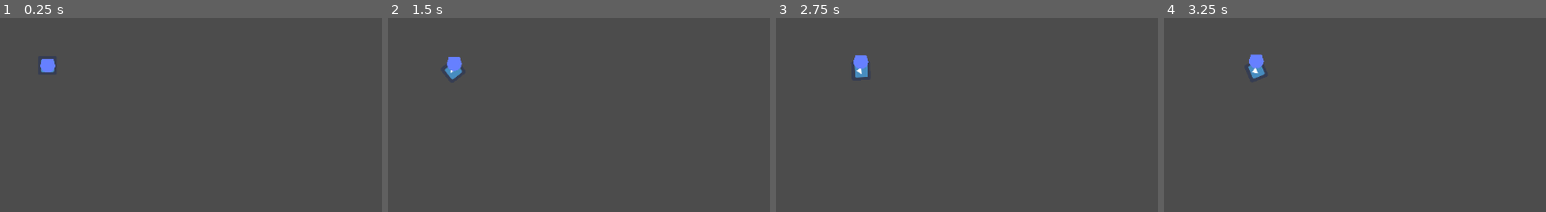
Above: before the commit, frames 1-4 (left to right).
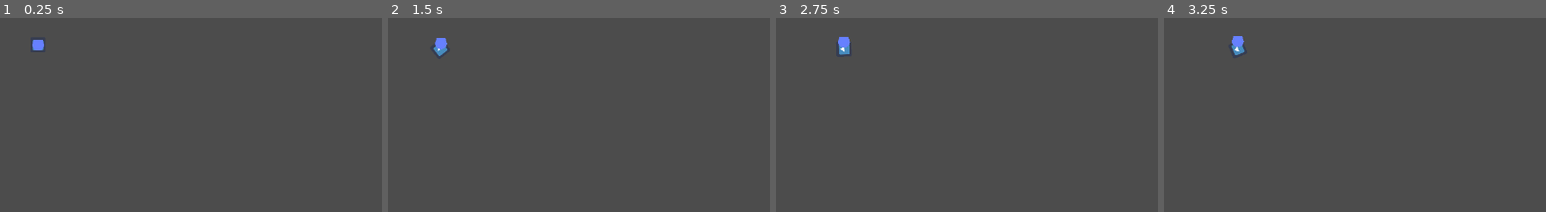
Above: after the commit, the same moments.

Repository: ktosox/GWJ66
Game: Godot game, scene res://experimnetal3.tscn
Same seed, same stepped clock (60 frames per second), same inputs: the game is played once before the commit and once after it. The project has no main scene, so this scene is started directly. The engine's default icon, where the game draws it, is replaced by a stand-in: a white triangle on a blue panel in a dark square.
Inputs (mouse positions are % of the whole screen's width and height, from its top left):
- Up to frame 1 (0.25 s): no input
- Up to frame 2 (1.5 s): move the mouse to (72, 37) at 0.52 s; click (72, 37) at 0.67 s; tap Enter at 1.25 s; drag from (30, 49) to (45, 66) at 1.27 s
- Up to frame 3 (2.75 s): move the mouse to (60, 18) at 2.02 s; click (60, 18) at 2.17 s
- Up to frame 4 (3.25 s): drag from (45, 66) to (20, 26) at 2.77 s
The pictures show only the part of the screen within x 0-50%, y 0-50%; the shares and areas given below are measured in that part.
In our replay, the window is 800x468 before the commit and 800x450 after it. These sizes can differ from the game's own. Grey fills any space a smaller window leaves; there, only what the larger window draws over its background counts as a difference.

The runs differ from the first frame. In frame 1, 0.4% of the frame differs, in the area x 8-15%, y 11-29%; in frame 2, 0.7%; in frame 3, 0.7%; in frame 4, 0.7%, in the area x 17-27%, y 9-32%.

Commit message:
made a simple system for item dragging and dropping

Diff:
--- a/Game/experimnetal3.tscn
+++ b/Game/experimnetal3.tscn
@@ -31,6 +31,7 @@
 curve = SubResource( 5 )
 
 [node name="PathFollow2D" type="PathFollow2D" parent="Path2D"]
+position = Vector2( 59, 140 )
 rotation = -0.0996704
 loop = false
 script = ExtResource( 1 )
--- a/Game/project.godot
+++ b/Game/project.godot
@@ -8,10 +8,30 @@
 
 config_version=4
 
+_global_script_classes=[ {
+"base": "Resource",
+"class": "ItemData",
+"language": "GDScript",
+"path": "res://ui/item_data.gd"
+} ]
+_global_script_class_icons={
+"ItemData": ""
+}
+
 [application]
 
 config/name="Escape"
 config/icon="res://icon.png"
+
+[autoload]
+
+IM="*res://ui/item_manager.tscn"
+
+[display]
+
+window/size/width=1280
+window/size/height=720
+mouse_cursor/tooltip_position_offset=Vector2( 0, 0 )
 
 [gui]
 
--- /dev/null
+++ b/Game/ui/UITestingScene.tscn
@@ -0,0 +1,83 @@
+[gd_scene load_steps=4 format=2]
+
+[ext_resource path="res://ui/item_stored.tscn" type="PackedScene" id=1]
+[ext_resource path="res://ui/item_box.tscn" type="PackedScene" id=2]
+[ext_resource path="res://ui/item_taker.tscn" type="PackedScene" id=3]
+
+[node name="UITestingScene" type="Node2D"]
+
+[node name="ItemBar" parent="." instance=ExtResource( 2 )]
+margin_left = 1198.0
+margin_top = 1.0
+margin_right = 1276.0
+margin_bottom = 715.0
+
+[node name="ItemGrab" parent="ItemBar" instance=ExtResource( 1 )]
+anchor_right = 0.0
+anchor_bottom = 0.0
+margin_right = 32.0
+margin_bottom = 32.0
+
+[node name="ItemGrab2" parent="ItemBar" instance=ExtResource( 1 )]
+anchor_right = 0.0
+anchor_bottom = 0.0
+margin_left = 36.0
+margin_right = 68.0
+margin_bottom = 32.0
+
+[node name="ItemGrab3" parent="ItemBar" instance=ExtResource( 1 )]
+anchor_right = 0.0
+anchor_bottom = 0.0
+margin_top = 36.0
+margin_right = 32.0
+margin_bottom = 68.0
+
+[node name="ItemGrab4" parent="ItemBar" instance=ExtResource( 1 )]
+anchor_right = 0.0
+anchor_bottom = 0.0
+margin_left = 36.0
+margin_top = 36.0
+margin_right = 68.0
+margin_bottom = 68.0
+
+[node name="ItemGrab5" parent="ItemBar" instance=ExtResource( 1 )]
+anchor_right = 0.0
+anchor_bottom = 0.0
+margin_top = 72.0
+margin_right = 32.0
+margin_bottom = 104.0
+
+[node name="ItemGrab6" parent="ItemBar" instance=ExtResource( 1 )]
+anchor_right = 0.0
+anchor_bottom = 0.0
+margin_left = 36.0
+margin_top = 72.0
+margin_right = 68.0
+margin_bottom = 104.0
+
+[node name="ItemGrab7" parent="ItemBar" instance=ExtResource( 1 )]
+anchor_right = 0.0
+anchor_bottom = 0.0
+margin_top = 108.0
+margin_right = 32.0
+margin_bottom = 140.0
+
+[node name="ItemGrab8" parent="ItemBar" instance=ExtResource( 1 )]
+anchor_right = 0.0
+anchor_bottom = 0.0
+margin_left = 36.0
+margin_top = 108.0
+margin_right = 68.0
+margin_bottom = 140.0
+
+[node name="ItemSlot" parent="." instance=ExtResource( 3 )]
+margin_left = 627.0
+margin_top = 270.0
+margin_right = 659.0
+margin_bottom = 302.0
+
+[node name="ItemSlot2" parent="." instance=ExtResource( 3 )]
+margin_left = 814.0
+margin_top = 102.0
+margin_right = 846.0
+margin_bottom = 134.0
--- /dev/null
+++ b/Game/ui/item_box.gd
@@ -0,0 +1,30 @@
+extends GridContainer
+
+var item_stored_scene = load("res://ui/item_stored.tscn")
+
+func _ready():
+	var add_ref = FuncRef.new() as FuncRef
+	add_ref.set_instance(self)
+	add_ref.function = "add_item"
+	IM.take_item_ref = add_ref
+
+	var remove_ref = FuncRef.new() as FuncRef
+	remove_ref.set_instance(self)
+	remove_ref.function = "remove_item"
+	IM.remove_item_ref = remove_ref
+
+	pass
+
+
+func remove_item(data : ItemData):
+	for item in get_children():
+		if item.color == data.color:
+			item.queue_free()
+	pass
+
+func add_item(data : ItemData):
+	var new_tem = item_stored_scene.instance()
+	new_tem.load_item_data(data)
+	new_tem.color = data.color
+	add_child(new_tem)
+	pass
--- /dev/null
+++ b/Game/ui/item_box.tscn
@@ -0,0 +1,10 @@
+[gd_scene load_steps=2 format=2]
+
+[ext_resource path="res://ui/item_box.gd" type="Script" id=1]
+
+[node name="ItemBox" type="GridContainer"]
+anchor_right = 1.0
+anchor_bottom = 1.0
+mouse_filter = 2
+columns = 2
+script = ExtResource( 1 )
--- /dev/null
+++ b/Game/ui/item_data.gd
@@ -0,0 +1,6 @@
+class_name ItemData
+
+extends Resource
+
+
+var color : Color
--- /dev/null
+++ b/Game/ui/item_manager.gd
@@ -0,0 +1,18 @@
+extends Node
+
+var take_item_ref : FuncRef
+
+var remove_item_ref : FuncRef
+
+func return_item_to_box(data):
+
+	take_item_ref.call_func(data)
+	print("return item")
+	pass
+
+
+func remove_item_from_box(data):
+
+	remove_item_ref.call_func(data)
+	print("remove item")
+	pass
--- /dev/null
+++ b/Game/ui/item_manager.tscn
@@ -0,0 +1,6 @@
+[gd_scene load_steps=2 format=2]
+
+[ext_resource path="res://ui/item_manager.gd" type="Script" id=1]
+
+[node name="ItemManager" type="Node"]
+script = ExtResource( 1 )
--- /dev/null
+++ b/Game/ui/item_preview.tscn
@@ -0,0 +1,8 @@
+[gd_scene format=2]
+
+[node name="ItemPreview" type="ColorRect"]
+margin_right = 32.0
+margin_bottom = 32.0
+rect_min_size = Vector2( 32, 32 )
+size_flags_horizontal = 0
+size_flags_vertical = 0
--- /dev/null
+++ b/Game/ui/item_stored.gd
@@ -0,0 +1,41 @@
+extends ColorRect
+
+var item_preview_scene = load("res://ui/item_preview.tscn")
+
+var data : ItemData
+
+
+# Called when the node enters the scene tree for the first time.
+func _ready():
+	if color == ColorN("white"):
+		test_setup()
+	pass # Replace with function body.
+
+
+func test_setup():
+	data = ItemData.new()
+	color.r *= randf()
+	color.g *= randf()
+	color.b *= randf()
+	data.color = color
+	pass
+
+# Called every frame. 'delta' is the elapsed time since the previous frame.
+#func _process(delta):
+#	pass
+func get_drag_data(position):
+
+
+
+	var preview = item_preview_scene.instance() as Control
+
+	# make preview do stuff here
+	preview.color = color
+
+	set_drag_preview(preview)
+	return data
+
+
+func load_item_data(data : ItemData):
+	self.data = data
+	pass
--- /dev/null
+++ b/Game/ui/item_stored.tscn
@@ -0,0 +1,13 @@
+[gd_scene load_steps=2 format=2]
+
+[ext_resource path="res://ui/item_stored.gd" type="Script" id=1]
+
+[node name="ItemStored" type="ColorRect"]
+anchor_right = 1.0
+anchor_bottom = 1.0
+margin_right = -1248.0
+margin_bottom = -688.0
+rect_min_size = Vector2( 32, 32 )
+size_flags_horizontal = 0
+size_flags_vertical = 0
+script = ExtResource( 1 )
--- /dev/null
+++ b/Game/ui/item_taker.gd
@@ -0,0 +1,41 @@
+extends ColorRect
+
+var data : ItemData
+
+var empty_color : Color
+
+
+# Called when the node enters the scene tree for the first time.
+func _ready():
+
+	empty_color = color
+	pass # Replace with function body.
+
+func can_drop_data(position, data):
+
+	var to_return = true
+	# data validation goes here
+
+	if self.data != null:
+		to_return = false
+
+	return to_return
+
+func drop_data(position, data):
+
+	# handle drop of data
+	self.data = data
+	color = data.color
+	IM.remove_item_from_box(data)
+	pass
+
+
+
+
+func _on_ItemSlot_gui_input(event : InputEvent):
+	if event.is_pressed() and data != null:
+		color = empty_color
+		IM.return_item_to_box(data)
+		data = null
+
+	pass # Replace with function body.
--- /dev/null
+++ b/Game/ui/item_taker.tscn
@@ -0,0 +1,14 @@
+[gd_scene load_steps=2 format=2]
+
+[ext_resource path="res://ui/item_taker.gd" type="Script" id=1]
+
+[node name="ItemTaker" type="ColorRect"]
+anchor_right = 1.0
+anchor_bottom = 1.0
+margin_right = -1248.0
+margin_bottom = -688.0
+rect_min_size = Vector2( 32, 32 )
+color = Color( 0.277954, 0.773438, 0.738599, 0.196078 )
+script = ExtResource( 1 )
+
+[connection signal="gui_input" from="." to="." method="_on_ItemSlot_gui_input"]
